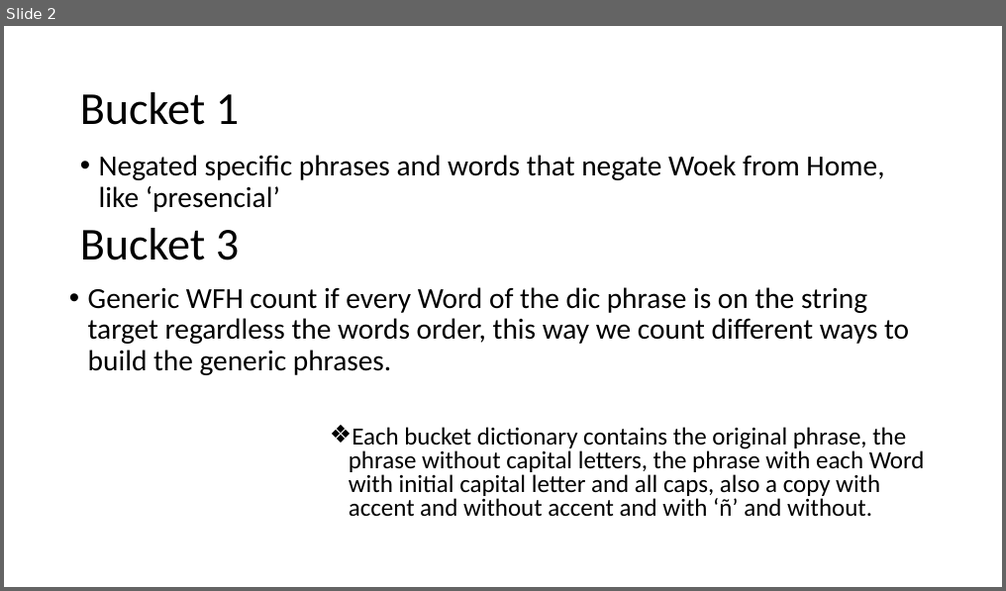
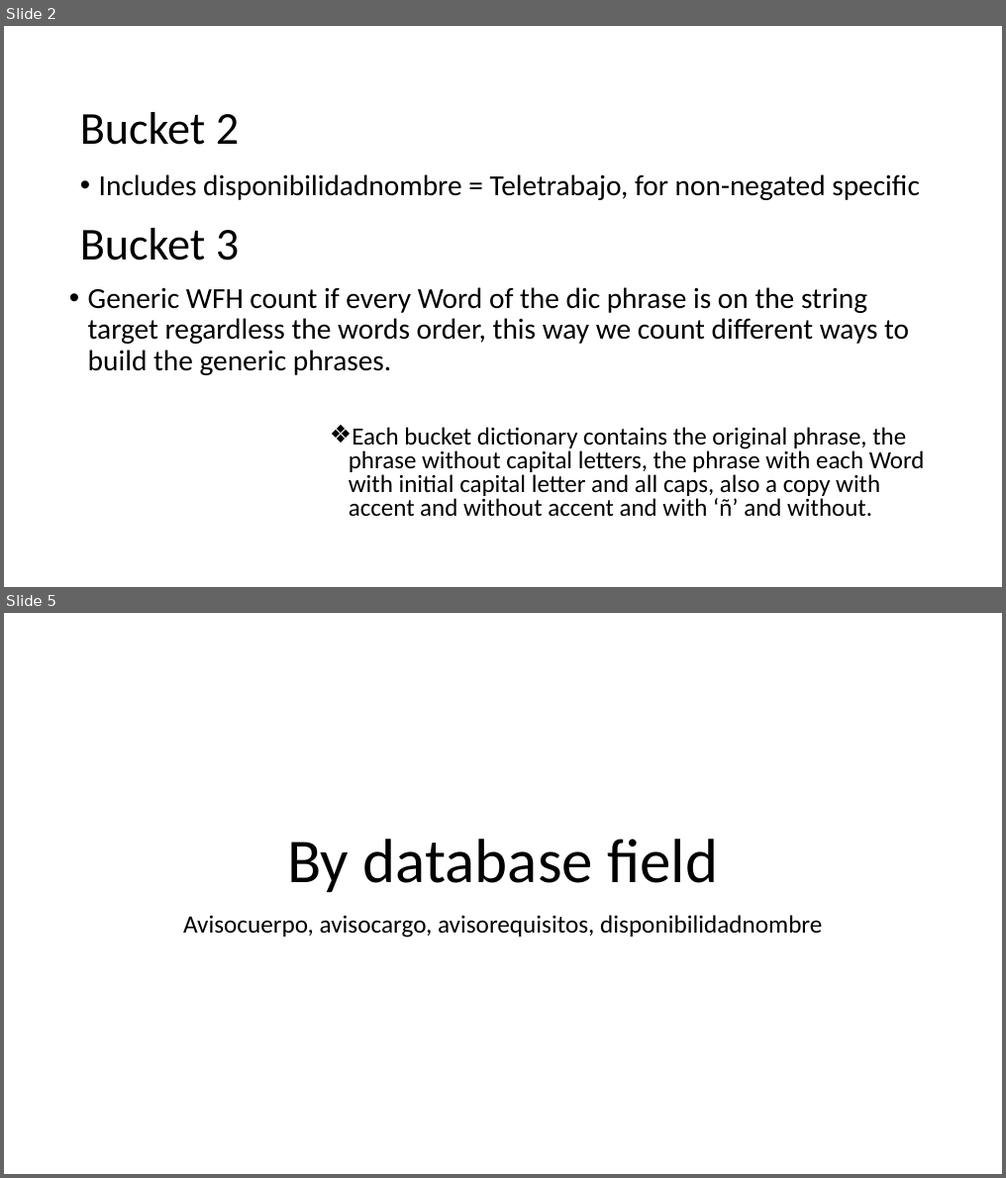
Before and after one commit to oejaramillo/WFH-Project, a slide deck: results.pptx. Shown one above the other, each under a label of ours: slide 2 before the commit, slides 2 and 5 after it; the slides between them are not shown. The pictures are 1006x591 and 1006x1178 pixels, drawn with LibreOffice and Linux fonts; fonts in the diff are those of the drawing. Boxes give left, top, right and bottom in pixels: in the first picture for what was removed or moved away, otherwise in the second. Text is boxed around its words. In the diff, an @@ line names an element or a change of style, - is before the commit and + after.

```diff
--- a/results.pptx
+++ b/results.pptx
@@ slide 5 added at box(4, 613, 1002, 1174), background #FFFFFF @@
@@ title added at box(287, 839, 718, 892), 60 pt, text #000000 @@
+By database field
@@ subtitle added at box(183, 915, 822, 938), 24 pt, text #000000 @@
+Avisocuerpo, avisocargo, avisorequisitos, disponibilidadnombre
@@ slide 2 changed as well @@
@@ text at box(80, 112, 239, 145): text changed @@
-Bucket 1
+Bucket 2
@@ text removed at box(99, 155, 884, 212) @@
-• Negated specific phrases and words that negate Woek from Home, like ‘presencial’
@@ text added at box(99, 174, 920, 200), 28 pt, text #000000 @@
+• Includes disponibilidadnombre = Teletrabajo, for non-negated specific
```
Also in this commit, not shown: 10 other slides added, 4 slides removed, 1 other file.
